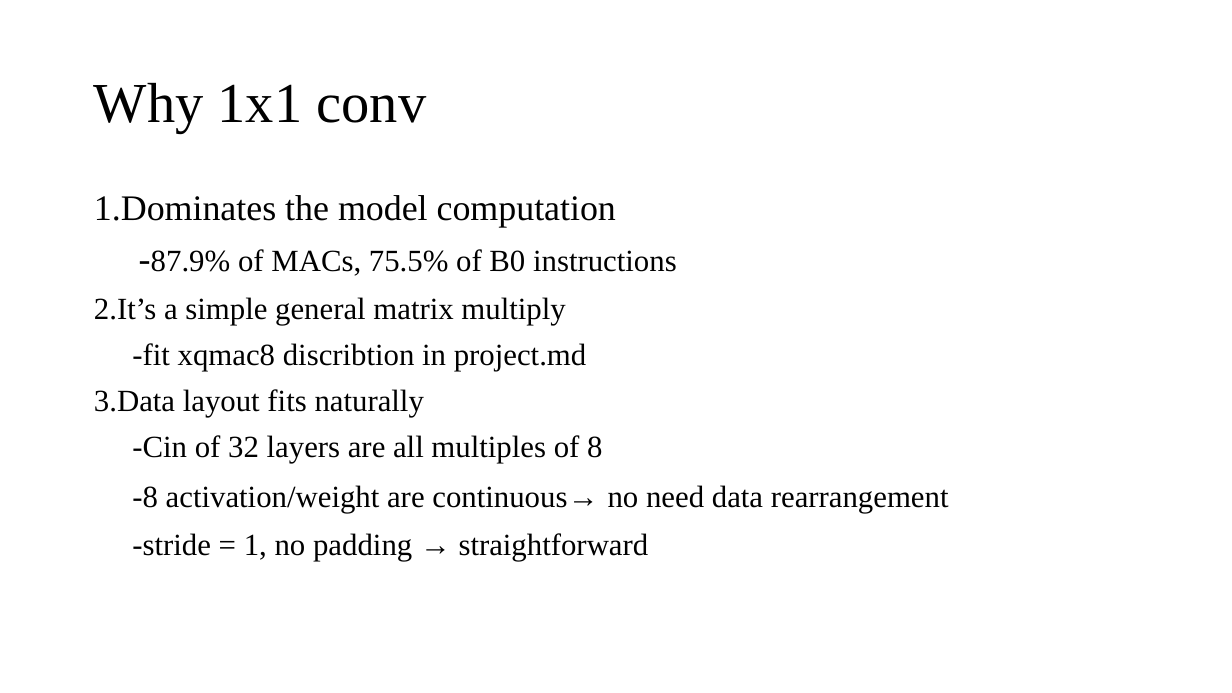
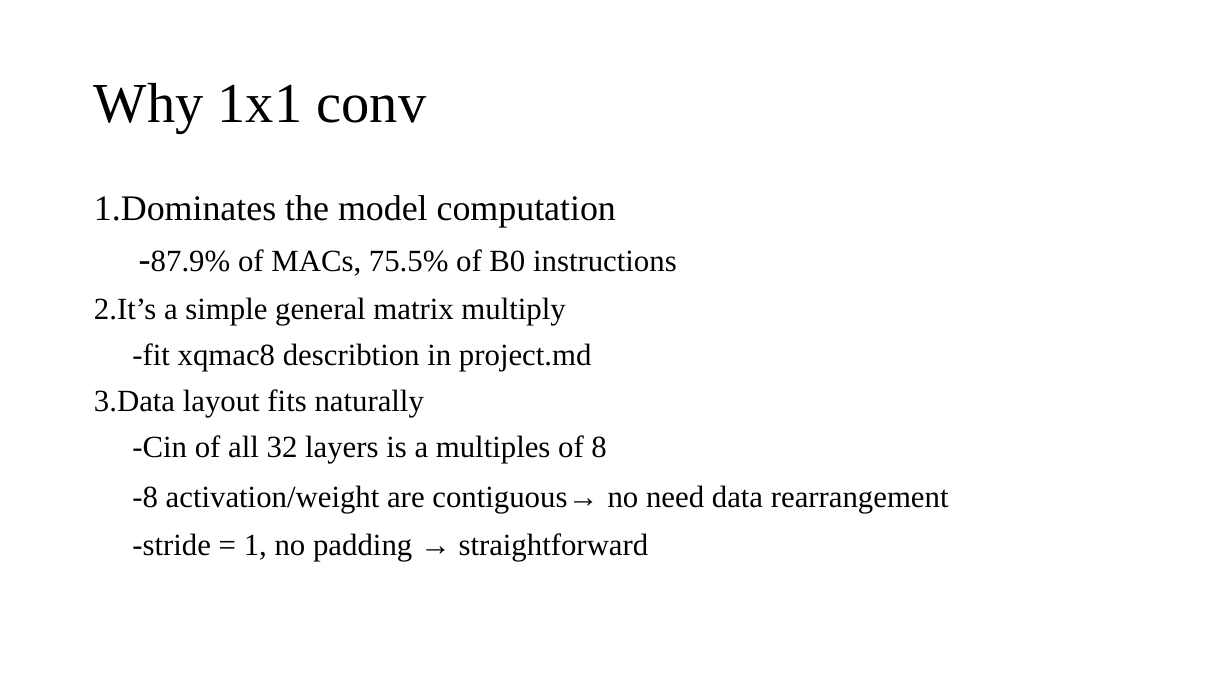
Before and after one commit to Miso9029/aca_midterm, a slide deck: slide 7 of midterm_presentation_115061629.pptx. Drawn at 1232x693 pixels with LibreOffice and Linux fonts; fonts in the diff are those of the drawing. Boxes give left, top, right and bottom in pixels: in the first picture for what was removed or moved away, otherwise in the second. Text is boxed around its words. In the diff, an @@ line names an element or a change of style, - is before the commit and + after.

```diff
--- a/midterm_presentation_115061629.pptx
+++ b/midterm_presentation_115061629.pptx
@@ text at [132,343,591,371]: text changed @@
--fit xqmac8 discribtion in project.md
+-fit xqmac8 describtion in project.md
@@ text at [132,435,949,513]: text changed @@
--Cin of 32 layers are all multiples of 8
--8 activation/weight are continuous→ no need data rearrangement
+-Cin of all 32 layers is a multiples of 8
+-8 activation/weight are contiguous→ no need data rearrangement
```
Also in this commit, not shown: 1 other slide changed, 1 other file.
